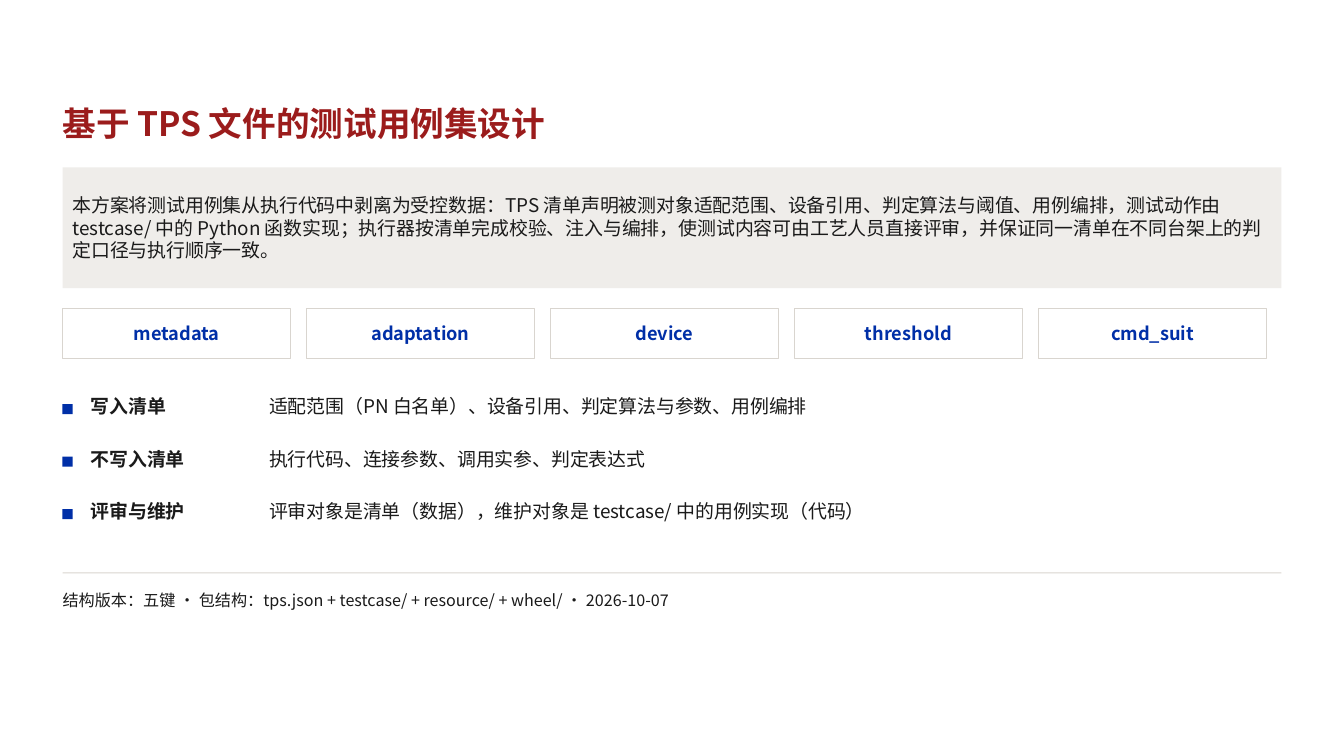
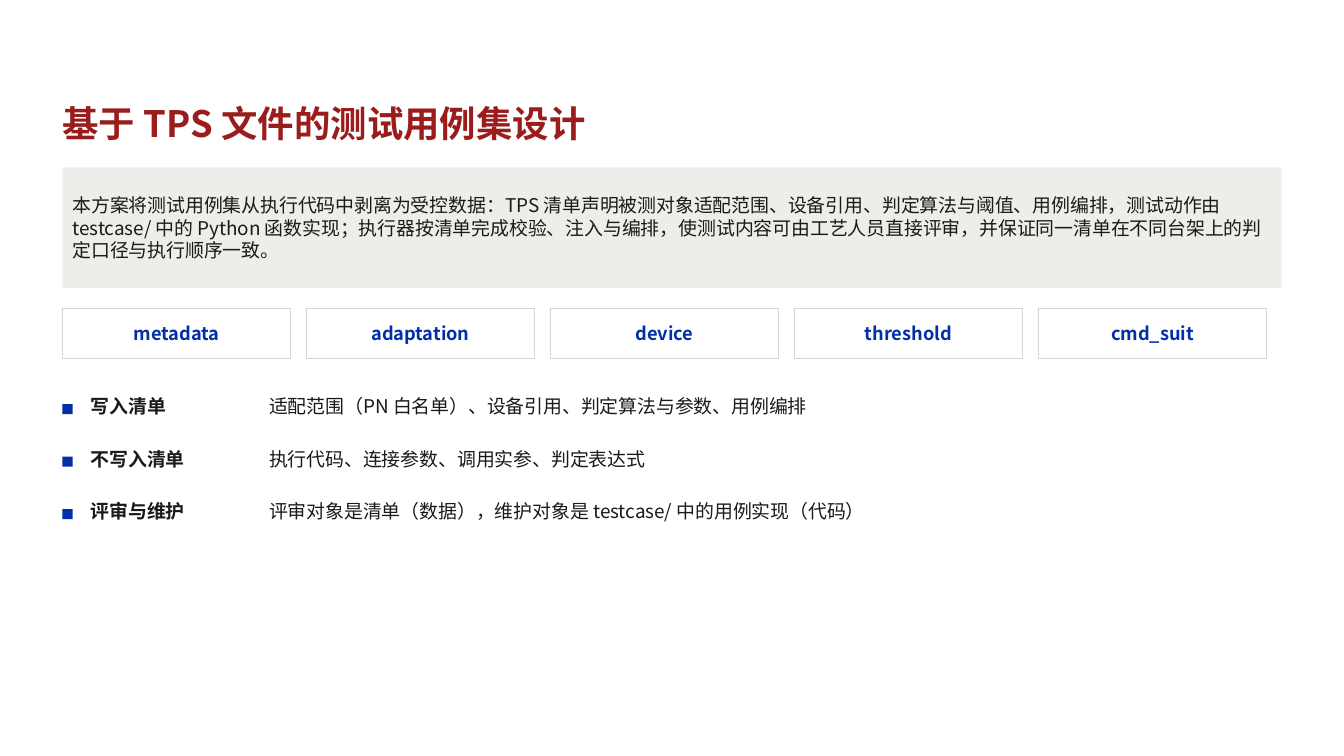
Before and after one commit to KenerlMage/ATEDemo, a slide deck: slide 1 of docs/TPS用例集设计.pptx. Drawn at 1344x756 pixels with LibreOffice and Linux fonts; fonts in the diff are those of the drawing. Boxes give left, top, right and bottom in pixels: in the first picture for what was removed or moved away, otherwise in the second. Text is boxed around its words. In the diff, an @@ line names an element or a change of style, - is before the commit and + after.

```diff
--- a/docs/TPS用例集设计.pptx
+++ b/docs/TPS用例集设计.pptx
@@ text "基于 TPS 文件的测试用例集设计" at (x1=63, y1=106, x2=585, y2=141): size 24 to 26 pt @@
@@ rectangle removed at (x1=63, y1=573, x2=1281, y2=574) @@
@@ text removed at (x1=63, y1=592, x2=669, y2=610) @@
-结构版本：五键 · 包结构：tps.json + testcase/ + resource/ + wheel/ · 2026-10-07
```
Also in this commit, not shown: 9 other slides changed.
